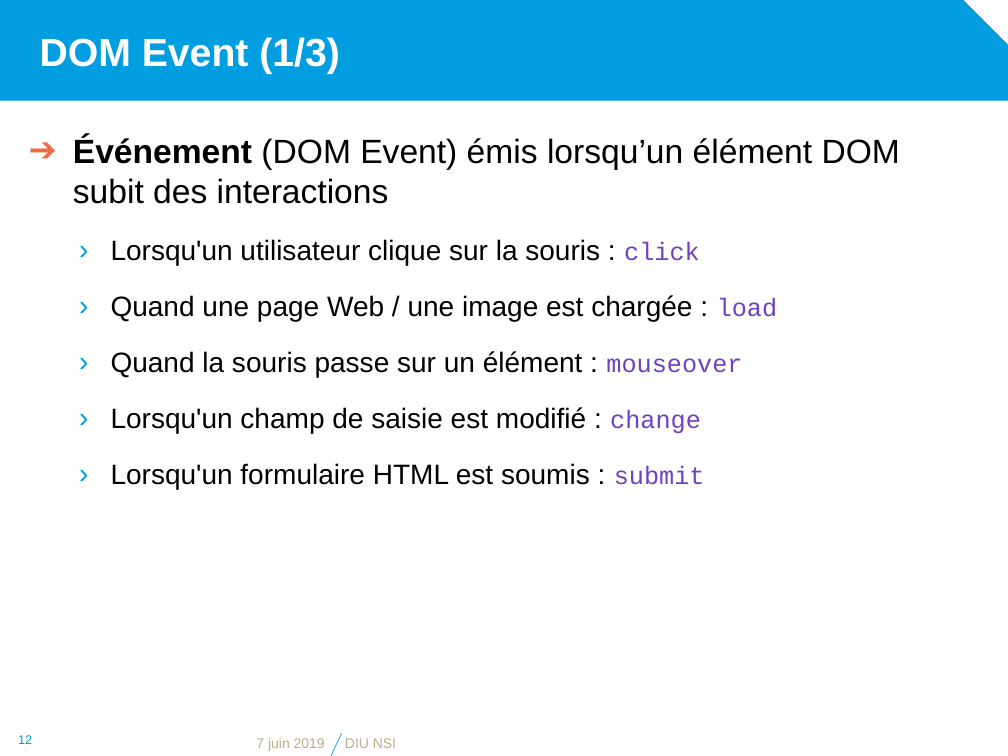
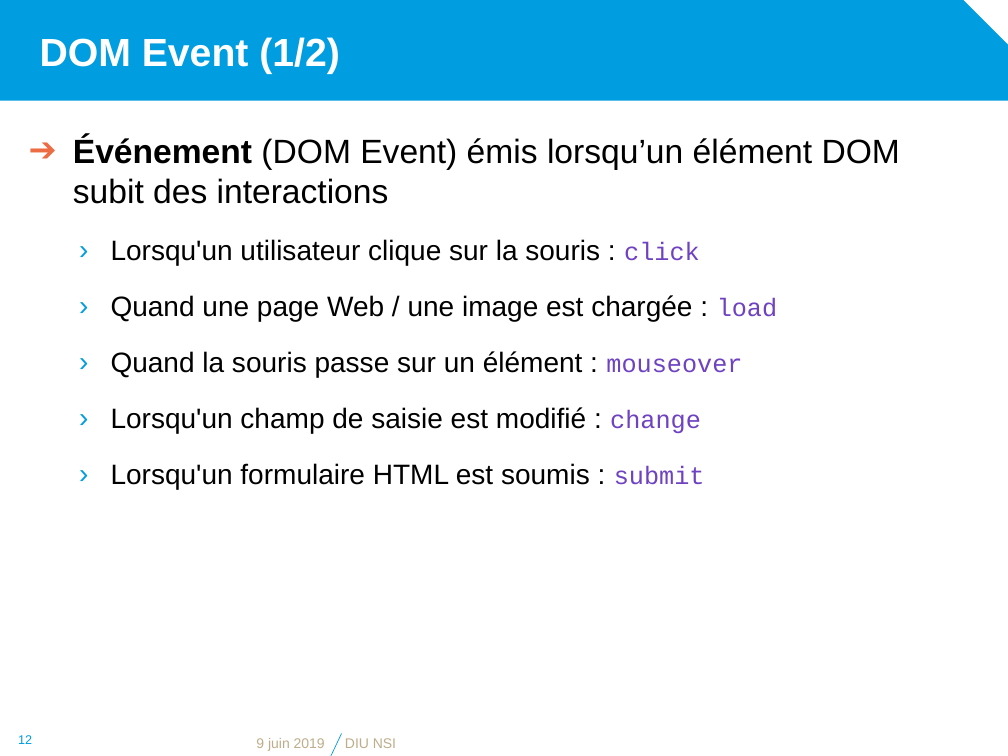
Before and after one commit to diu-uf-bordeaux/bloc1, a slide deck: slide 12 of web/4-JS/JavaScript.pptx. Drawn at 1008x756 pixels with LibreOffice and Linux fonts; fonts in the diff are those of the drawing; background and template pictures are left out. Boxes give left, top, right and bottom in pixels: in the first picture for what was removed or moved away, otherwise in the second. Text is boxed around its words. In the diff, an @@ line names an element or a change of style, - is before the commit and + after.

```diff
--- a/web/4-JS/JavaScript.pptx
+++ b/web/4-JS/JavaScript.pptx
@@ title at (x1=40, y1=37, x2=339, y2=74): text changed @@
-DOM Event (1/3)
+DOM Event (1/2)
@@ text at (x1=256, y1=738, x2=325, y2=751): text changed @@
-7 juin 2019
+9 juin 2019
```
Also in this commit, not shown: 13 other slides changed, 1 other file.
